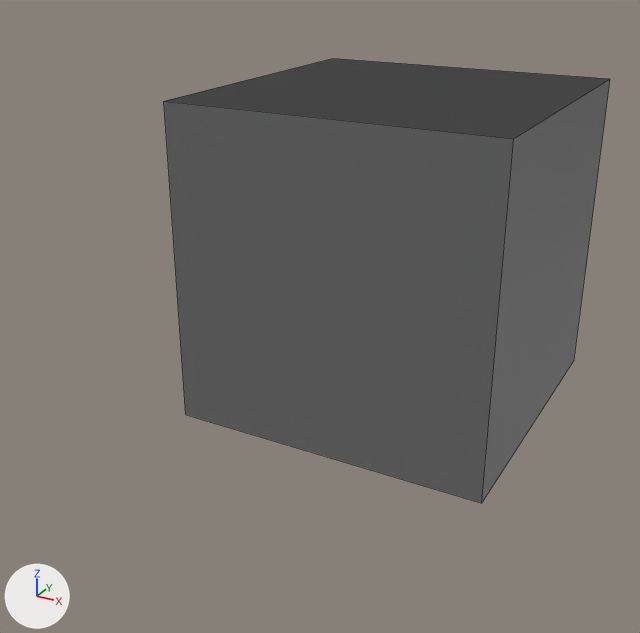
The Blender file interactive_usd_addon.blend as it was, and as the next commit left it.
Camera for both pictures: a camera (50 mm lens) standing at (2.17, -4.97, 1.89) and looking at (-0.16, -0.73, -0.23). Every picture has the same lights, and +X, +Y and +Z are marked at lower left. Mesh edges are drawn as thin lines.
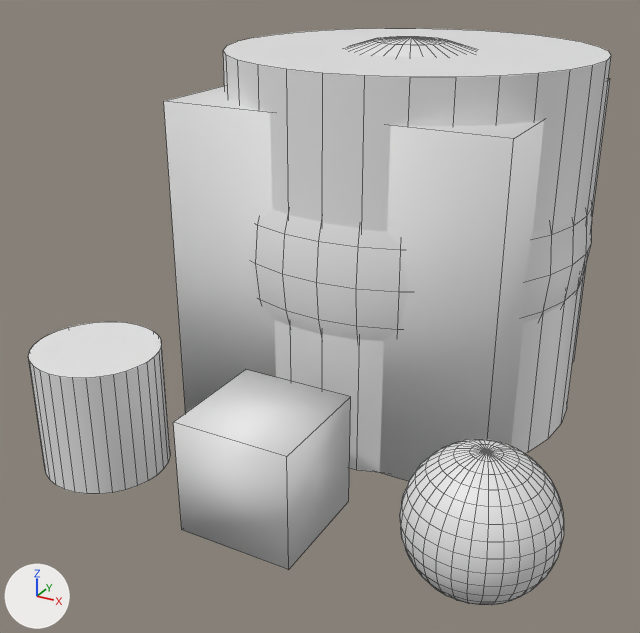
The newer file is also rescaled (x0.299), turned or shifted as a whole; pictures and numbers use the older file's frame.

Edits to the bpy script that builds the scene:
```text
Change me_cube:
    where me_cube.from_pydata(...)  # 8 vertices, 6 faces; spans x -1.0..1.0, y -1.0..1.0, z -1.0..1.0
    used by ob_cube_001; location = (0.0, 0.0, 0.0)
    me_cube part 1: edges marked sharp go from 0 to 12
Change me_cube_002:
    where me_cube_002.from_pydata(...)  # 8 vertices, 6 faces; spans x -1.0..1.0, y -1.0..1.0, z -1.0..1.0
    used by ob_cube_002; location = (0.0, 0.0, 0.0)
    me_cube_002 part 2: edges marked sharp go from 0 to 12
Add me_cylinder_001:
    me_cylinder_001.from_pydata(...)  # a 32-sided cylinder along z spanning x -1.0..1.0, y -1.0..1.0, z -1.0..1.0
    me_cylinder_001.polygons.foreach_set('use_smooth', [True] * 34)
Add me_sphere_001:
    me_sphere_001.from_pydata(...)  # a UV sphere (32 segments, 16 rings, poles along z) spanning x -1.0..1.0, y -1.0..1.0, z -1.0..1.0
    me_sphere_001.polygons.foreach_set('use_smooth', [True] * 512)
Change ob_cube_002:
    ob_cube_002.location: (0.0, 0.0, 0.0) -> (0.03, -1.655, -0.675)
    ob_cube_002.rotation_euler: (0.0, 0.0, 0.0) -> (0.0, 0.0, 1.571)  # degrees (0, 0, 0) -> degrees (0, 0, 90)
    ob_cube_002.scale: (1.0, 1.0, 1.0) -> (0.325, 0.325, 0.325)
Add ob_cylinder_001:
    ob_cylinder_001 = bpy.data.objects.new('Cylinder.001', me_cylinder_001)
    ob_cylinder_001.location = (-1.09, -1.637, -0.637)
    ob_cylinder_001.rotation_euler = (0.0, 0.0, 1.571)  # degrees (0, 0, 90)
    ob_cylinder_001.scale = (0.363, 0.363, 0.363)
Add ob_sphere_001:
    ob_sphere_001 = bpy.data.objects.new('Sphere.001', me_sphere_001)
    ob_sphere_001.location = (1.192, -1.643, -0.627)
    ob_sphere_001.rotation_euler = (0.0, 0.0, 1.571)  # degrees (0, 0, 90)
    ob_sphere_001.scale = (0.373, 0.373, 0.373)
Add ob_cylinder:
    ob_cylinder = bpy.data.objects.new('Cylinder', me_cylinder_001.copy())
    ob_cylinder.location = (0.039, 0.057, 0.117)
    ob_cylinder.rotation_euler = (0.0, 0.0, 1.571)  # degrees (0, 0, 90)
    ob_cylinder.scale = (1.12, 1.12, 1.12)
Add ob_sphere:
    ob_sphere = bpy.data.objects.new('Sphere', me_sphere_001.copy())
    ob_sphere.location = (0.03, 0.038, 0.149)
    ob_sphere.rotation_euler = (0.0, 0.0, 1.571)  # degrees (0, 0, 90)
    ob_sphere.scale = (1.15, 1.15, 1.15)
```

Boxes [x1, y1, x2, y2] around the edits, measured in the pictures (640 x 633 px):
'Cube.002', shading changed, moved, turned, rescaled
    before: [164, 58, 610, 503]
    after: [173, 370, 351, 570]
'Cylinder', added
    after: [223, 28, 611, 473]
'Sphere', added
    after: [251, 36, 592, 341]
'Sphere.001', added
    after: [400, 439, 564, 605]
'Cylinder.001', added
    after: [29, 322, 170, 494]
part 1 of me_cube, shading changed
    after: [164, 79, 610, 481]
